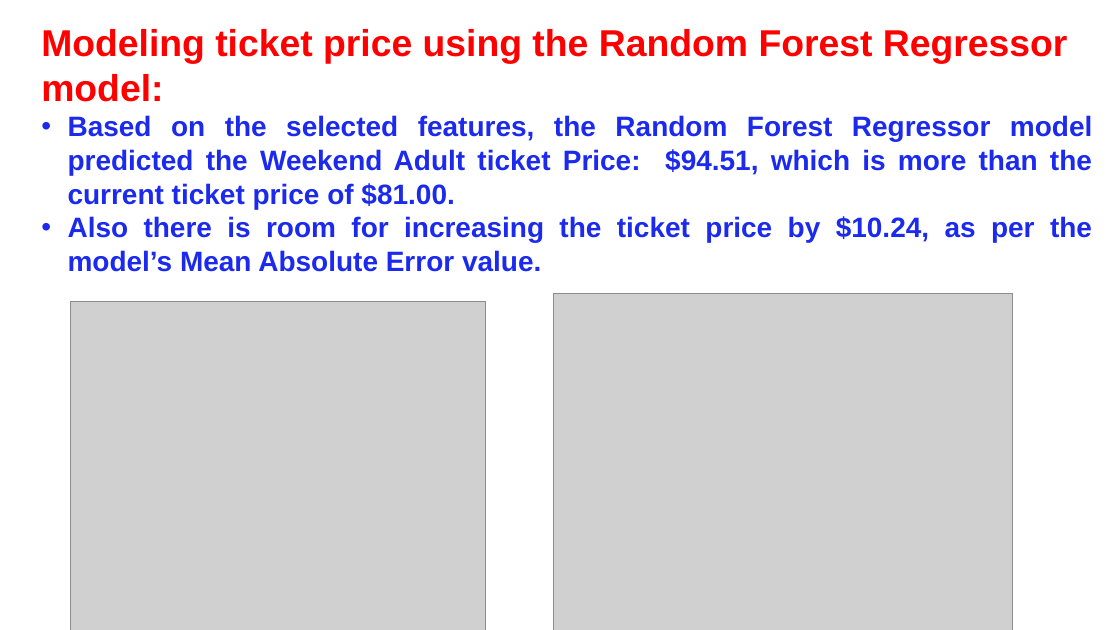
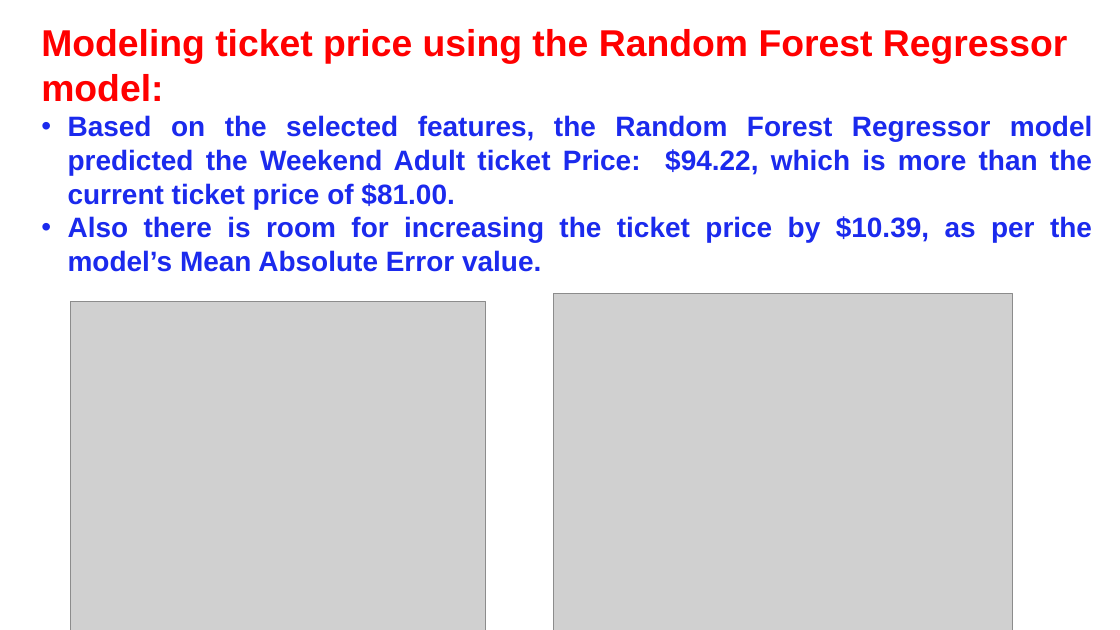
Before and after one commit to damayantinaik/DataScienceGuidedCapstone, a slide deck: slide 5 of Presentation_on_Big_Mountain_Resort.pptx. Drawn at 1120x630 pixels with LibreOffice and Linux fonts; fonts in the diff are those of the drawing; grey boxes stand for pictures. Boxes give left, top, right and bottom in pixels: in the first picture for what was removed or moved away, otherwise in the second. Text is boxed around its words. In the diff, an @@ line names an element or a change of style, - is before the commit and + after.

```diff
--- a/Presentation_on_Big_Mountain_Resort.pptx
+++ b/Presentation_on_Big_Mountain_Resort.pptx
@@ text at (68, 115, 1092, 272): text changed @@
-• Based on the selected features, the Random Forest Regressor model predicted the Weekend Adult ticket Price: $94.51, which is more than the current ticket price of $81.00.
-• Also there is room for increasing the ticket price by $10.24, as per the model’s Mean Absolute Error value.
+• Based on the selected features, the Random Forest Regressor model predicted the Weekend Adult ticket Price: $94.22, which is more than the current ticket price of $81.00.
+• Also there is room for increasing the ticket price by $10.39, as per the model’s Mean Absolute Error value.
```
Also in this commit, not shown: 4 other slides changed.
